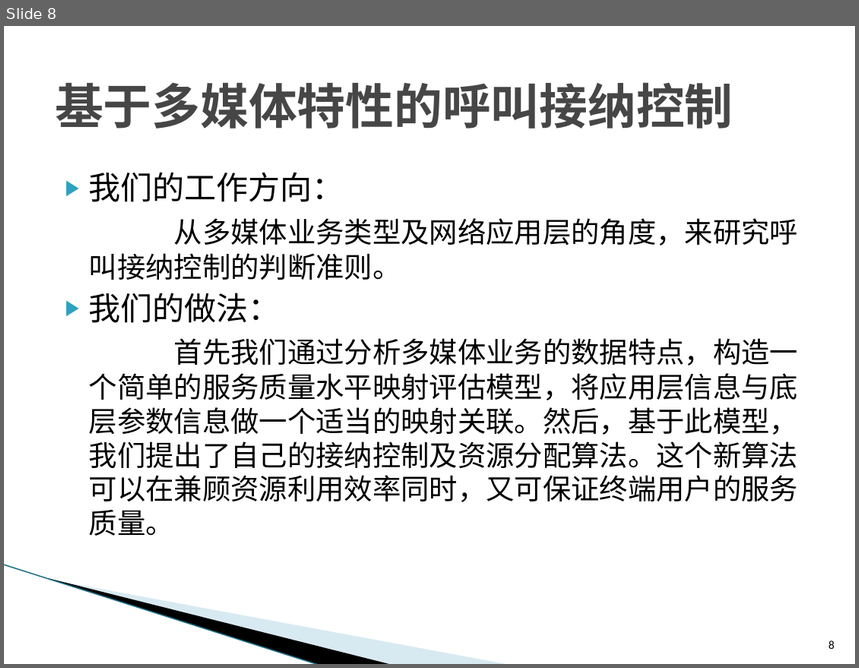
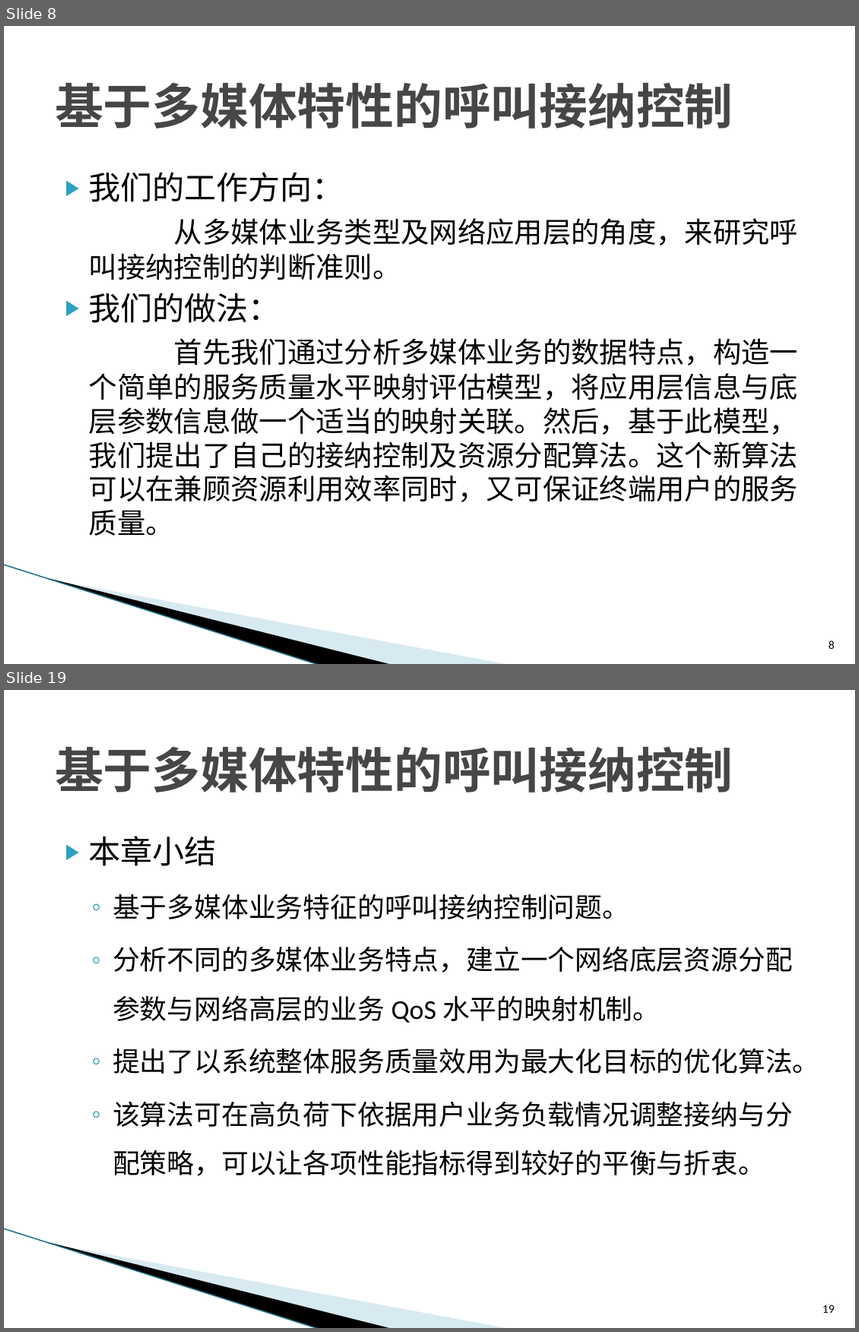
Before and after one commit to ZhiweiYAN/yzw_thesis, a slide deck: defense_phd.pptx. Shown one above the other, each under a label of ours: slide 8 before the commit, slides 8 and 19 after it; the slides between them are not shown. The pictures are 859x668 and 859x1332 pixels, drawn with LibreOffice and Linux fonts; fonts in the diff are those of the drawing; background and template pictures are left out. Boxes give left, top, right and bottom in pixels: in the first picture for what was removed or moved away, otherwise in the second. Text is boxed around its words. In the diff, an @@ line names an element or a change of style, - is before the commit and + after.

```diff
--- a/defense_phd.pptx
+++ b/defense_phd.pptx
@@ slide 19 added at (x1=4, y1=690, x2=855, y2=1328), background #FFFFFF; not listed: 3 template elements that a slide beside it also shows @@
@@ title added at (x1=55, y1=746, x2=734, y2=793), 41 pt, text #464646, bold @@
+基于多媒体特性的呼叫接纳控制
@@ text added at (x1=89, y1=836, x2=819, y2=1176), 23 pt, text #000000 @@
+▶ 本章小结
+  ◦ 基于多媒体业务特征的呼叫接纳控制问题。
+  ◦ 分析不同的多媒体业务特点，建立一个网络底层资源分配参数与网络高层的业务 QoS 水平的映射机制。
+  ◦ 提出了以系统整体服务质量效用为最大化目标的优化算法。
+  ◦ 该算法可在高负荷下依据用户业务负载情况调整接纳与分配策略，可以让各项性能指标得到较好的平衡与折衷。
@@ page number added at (x1=823, y1=1306, x2=835, y2=1313), 10 pt, text #000000 @@
+19
```
Also in this commit, not shown: 10 other slides added, 1 slide removed.
